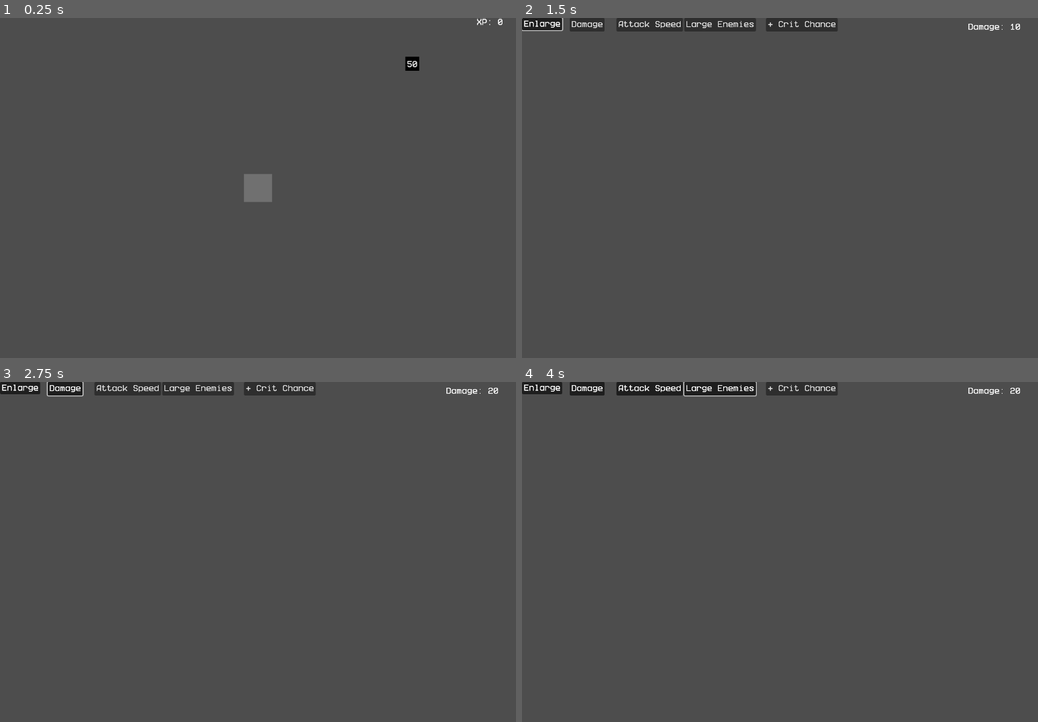
Above: before the commit, frames 1-4 (two rows, left to right).
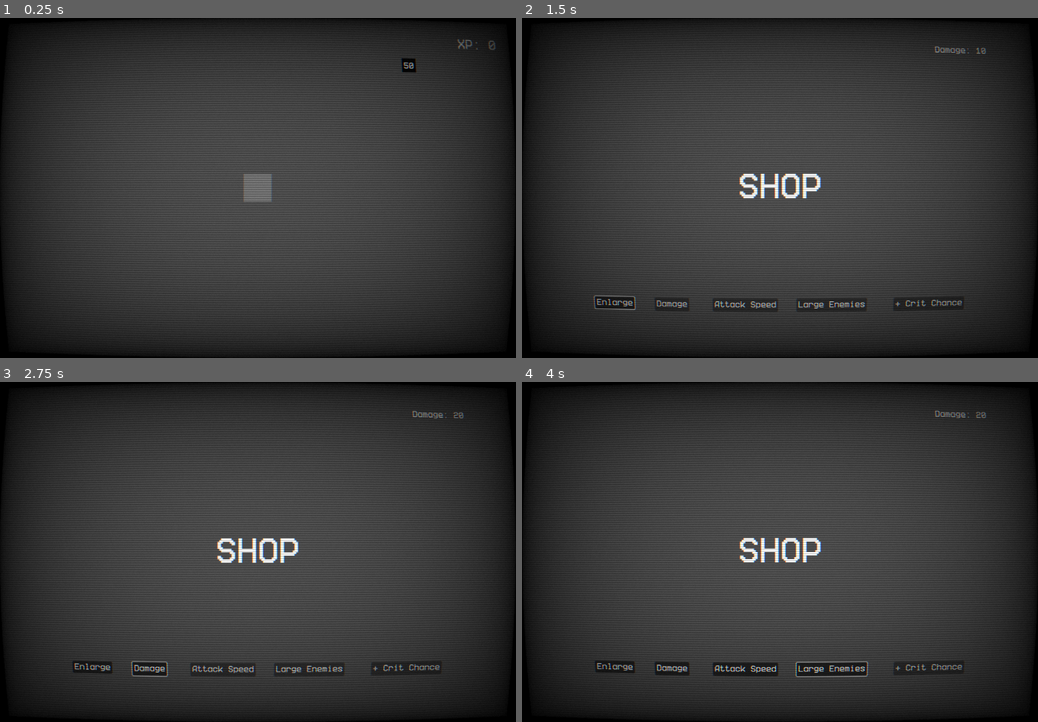
Above: after the commit, the same moments.

Repository: mihai-molnar/clicker-game
Game: Godot game, scene res://scenes/game.tscn
The game is run twice, just before and just after one commit, with the same random seed, the same clock (stepped at 60 frames per second) and the same inputs.
Inputs (mouse positions are in pixels of both pictures, inside the frame that each line leads up to):
- Up to frame 1 (0.25 s): no input
- Up to frame 2 (1.5 s): move the mouse to (893, 171) at 0.52 s; tap C (Shop) at 0.6, 0.77, 1.07 s; click "Enlarge" at 1.25 s
- Up to frame 3 (2.75 s): click "Damage" at 2 s
- Up to frame 4 (4 s): click "Attack Speed" at 2.75 s; click "Large Enemies" at 3.5 s

The runs differ from the first frame. In frame 1, 49% of the frame differs, in the area x 0-100%, y 0-100%; in frame 2, 50%; in frame 3, 50%; in frame 4, 50%.

Commit message:
crt shader

Diff:
--- /dev/null
+++ b/scenes/game.gdshader
@@ -0,0 +1,66 @@
+shader_type canvas_item;
+
+  uniform sampler2D screen_texture : hint_screen_texture, filter_linear_mipmap;
+
+  // Tuneable parameters
+  uniform float scanline_strength : hint_range(0.0, 1.0) = 0.3;
+  uniform float scanline_frequency : hint_range(100.0, 800.0) = 300.0;
+  uniform float curvature : hint_range(0.0, 10.0) = 5.0;
+  uniform float vignette_strength : hint_range(0.0, 1.0) = 0.4;
+  uniform float aberration : hint_range(0.0, 5.0) = 1.0;
+  uniform float brightness : hint_range(0.8, 1.5) = 1.1;
+  uniform float noise_strength : hint_range(0.0, 0.1) = 0.03;
+  uniform float jitter_strength : hint_range(0.0, 0.01) = 0.002;
+  uniform float jitter_speed : hint_range(1.0, 50.0) = 15.0;
+
+  vec2 curve(vec2 uv) {
+      uv = uv * 2.0 - 1.0;
+      vec2 offset = abs(uv.yx) / vec2(curvature);
+      uv = uv + uv * offset * offset;
+      uv = uv * 0.5 + 0.5;
+      return uv;
+  }
+
+  float random(vec2 uv) {
+      return fract(sin(dot(uv, vec2(12.9898, 78.233))) * 43758.5453);
+  }
+
+  void fragment() {
+      // VHS-style screen jitter
+      vec2 jitter = vec2(
+          random(vec2(TIME * jitter_speed, 0.0)) - 0.5,
+          random(vec2(0.0, TIME * jitter_speed)) - 0.5
+      ) * jitter_strength;
+
+      vec2 uv = curve(SCREEN_UV + jitter);
+
+      // Black outside curved screen area
+      if (uv.x < 0.0 || uv.x > 1.0 || uv.y < 0.0 || uv.y > 1.0) {
+          COLOR = vec4(0.0, 0.0, 0.0, 1.0);
+      } else {
+          // Chromatic aberration
+          vec2 pixel_size = SCREEN_PIXEL_SIZE * aberration;
+          float r = texture(screen_texture, uv + vec2(pixel_size.x, 0.0)).r;
+          float g = texture(screen_texture, uv).g;
+          float b = texture(screen_texture, uv - vec2(pixel_size.x, 0.0)).b;
+          vec3 col = vec3(r, g, b);
+
+          // Scanlines
+          float scanline = sin(uv.y * scanline_frequency * PI) * 0.5 + 0.5;
+          col *= 1.0 - scanline_strength * (1.0 - scanline);
+
+          // Vignette
+          float vignette = uv.x * uv.y * (1.0 - uv.x) * (1.0 - uv.y);
+          vignette = clamp(pow(16.0 * vignette, vignette_strength), 0.0, 1.0);
+          col *= vignette;
+
+          // Noise
+          float noise = random(uv + mod(TIME, 100.0)) * noise_strength;
+          col += noise;
+
+          // Brightness boost to compensate for darkening
+          col *= brightness;
+
+          COLOR = vec4(col, 1.0);
+      }
+  }
--- a/scenes/game.tscn
+++ b/scenes/game.tscn
@@ -1,8 +1,21 @@
-[gd_scene load_steps=4 format=3 uid="uid://df10la3y8qu12"]
+[gd_scene load_steps=6 format=3 uid="uid://df10la3y8qu12"]
 
 [ext_resource type="PackedScene" uid="uid://cpyflcuucq0h1" path="res://scenes/player.tscn" id="1_uwrxv"]
 [ext_resource type="Script" uid="uid://c1u2sieo4xne0" path="res://scenes/game.gd" id="1_yqjtg"]
 [ext_resource type="FontFile" uid="uid://hqpa84d2dqvp" path="res://fonts/Better VCR 9.0.1.ttf" id="3_lnu2h"]
+[ext_resource type="Shader" uid="uid://du10f2hjuo6u3" path="res://scenes/game.gdshader" id="4_lbhrr"]
+
+[sub_resource type="ShaderMaterial" id="ShaderMaterial_iywne"]
+shader = ExtResource("4_lbhrr")
+shader_parameter/scanline_strength = 0.3
+shader_parameter/scanline_frequency = 300.0
+shader_parameter/curvature = 5.0
+shader_parameter/vignette_strength = 0.4
+shader_parameter/aberration = 1.0
+shader_parameter/brightness = 1.1
+shader_parameter/noise_strength = 0.03
+shader_parameter/jitter_strength = 0.002
+shader_parameter/jitter_speed = 15.0
 
 [node name="Game" type="Node2D"]
 script = ExtResource("1_yqjtg")
@@ -25,8 +38,9 @@
 anchor_left = 1.0
 anchor_right = 1.0
 offset_left = 1110.0
+offset_top = 39.0
 offset_right = 1150.0
-offset_bottom = 40.0
+offset_bottom = 79.0
 grow_horizontal = 0
 size_flags_horizontal = 4
 
@@ -40,7 +54,19 @@
 grow_horizontal = 0
 size_flags_horizontal = 4
 theme_override_fonts/font = ExtResource("3_lnu2h")
+theme_override_font_sizes/font_size = 24
 text = "XP: 0"
+
+[node name="CanvasLayer" type="CanvasLayer" parent="."]
+layer = 100
+
+[node name="ColorRect" type="ColorRect" parent="CanvasLayer"]
+material = SubResource("ShaderMaterial_iywne")
+anchors_preset = 15
+anchor_right = 1.0
+anchor_bottom = 1.0
+grow_horizontal = 2
+grow_vertical = 2
 
 [connection signal="timeout" from="EnemySpawnTimer" to="." method="_on_enemy_spawn_timer_timeout"]
 [connection signal="timeout" from="LargeEnemySpawner" to="." method="_on_large_enemy_spawner_timeout"]
--- a/scenes/shop.tscn
+++ b/scenes/shop.tscn
@@ -1,7 +1,20 @@
-[gd_scene load_steps=3 format=3 uid="uid://dgto76vlk31v"]
+[gd_scene load_steps=5 format=3 uid="uid://dgto76vlk31v"]
 
 [ext_resource type="Script" uid="uid://c24v3m1whymx1" path="res://scenes/shop.gd" id="1_lx5au"]
 [ext_resource type="FontFile" uid="uid://hqpa84d2dqvp" path="res://fonts/Better VCR 9.0.1.ttf" id="2_xfvoa"]
+[ext_resource type="Shader" uid="uid://du10f2hjuo6u3" path="res://scenes/game.gdshader" id="3_1l46r"]
+
+[sub_resource type="ShaderMaterial" id="ShaderMaterial_1l46r"]
+shader = ExtResource("3_1l46r")
+shader_parameter/scanline_strength = 0.3
+shader_parameter/scanline_frequency = 300.0
+shader_parameter/curvature = 5.0
+shader_parameter/vignette_strength = 0.4
+shader_parameter/aberration = 1.0
+shader_parameter/brightness = 1.1
+shader_parameter/noise_strength = 0.03
+shader_parameter/jitter_strength = 0.002
+shader_parameter/jitter_speed = 15.0
 
 [node name="Shop" type="Control"]
 layout_mode = 3
@@ -11,50 +24,6 @@
 grow_horizontal = 2
 grow_vertical = 2
 script = ExtResource("1_lx5au")
-
-[node name="Size" type="Button" parent="."]
-layout_mode = 0
-offset_right = 8.0
-offset_bottom = 8.0
-theme_override_fonts/font = ExtResource("2_xfvoa")
-toggle_mode = true
-text = "Enlarge"
-
-[node name="Damage" type="Button" parent="."]
-layout_mode = 0
-offset_left = 109.0
-offset_right = 181.0
-offset_bottom = 31.0
-theme_override_fonts/font = ExtResource("2_xfvoa")
-toggle_mode = true
-text = "Damage"
-
-[node name="AttackSpeed" type="Button" parent="."]
-layout_mode = 0
-offset_left = 216.0
-offset_right = 325.0
-offset_bottom = 31.0
-theme_override_fonts/font = ExtResource("2_xfvoa")
-toggle_mode = true
-text = "Attack Speed"
-
-[node name="LargeEnemies" type="Button" parent="."]
-layout_mode = 0
-offset_left = 371.0
-offset_right = 492.0
-offset_bottom = 31.0
-theme_override_fonts/font = ExtResource("2_xfvoa")
-toggle_mode = true
-text = "Large Enemies"
-
-[node name="CritChance" type="Button" parent="."]
-layout_mode = 0
-offset_left = 558.0
-offset_right = 669.0
-offset_bottom = 31.0
-theme_override_fonts/font = ExtResource("2_xfvoa")
-toggle_mode = true
-text = "+ Crit Chance"
 
 [node name="Stats" type="Control" parent="."]
 anchors_preset = 0
@@ -67,10 +36,10 @@
 anchor_left = 1.0
 anchor_right = 1.0
 anchor_bottom = 1.0
-offset_left = 980.0
-offset_top = 11.0
+offset_left = 913.0
+offset_top = 59.0
 offset_right = 1117.0
-offset_bottom = 46.0
+offset_bottom = 94.0
 grow_horizontal = 0
 grow_vertical = 2
 theme_override_fonts/font = ExtResource("2_xfvoa")
@@ -78,8 +47,93 @@
 Crit Chance: 0
 Attack Speed: 100"
 
-[connection signal="toggled" from="Size" to="." method="_on_size_toggled"]
-[connection signal="toggled" from="Damage" to="." method="_on_damage_toggled"]
-[connection signal="toggled" from="AttackSpeed" to="." method="_on_attack_speed_toggled"]
-[connection signal="toggled" from="LargeEnemies" to="." method="_on_large_enemies_toggled"]
-[connection signal="toggled" from="CritChance" to="." method="_on_crit_chance_toggled"]
+[node name="Title" type="Label" parent="."]
+layout_mode = 1
+anchors_preset = 8
+anchor_left = 0.5
+anchor_top = 0.5
+anchor_right = 0.5
+anchor_bottom = 0.5
+offset_left = -22.0
+offset_top = -11.5
+offset_right = 22.0
+offset_bottom = 11.5
+grow_horizontal = 2
+grow_vertical = 2
+theme_override_fonts/font = ExtResource("2_xfvoa")
+theme_override_font_sizes/font_size = 64
+text = "SHOP"
+horizontal_alignment = 1
+
+[node name="Buttons" type="Control" parent="."]
+layout_mode = 1
+anchors_preset = 12
+anchor_top = 1.0
+anchor_right = 1.0
+anchor_bottom = 1.0
+offset_top = -136.0
+grow_horizontal = 2
+grow_vertical = 0
+
+[node name="Size" type="Button" parent="Buttons"]
+layout_mode = 0
+offset_left = 159.0
+offset_right = 251.0
+offset_bottom = 28.0
+theme_override_fonts/font = ExtResource("2_xfvoa")
+toggle_mode = true
+text = "Enlarge"
+
+[node name="Damage" type="Button" parent="Buttons"]
+layout_mode = 0
+offset_left = 298.0
+offset_right = 378.0
+offset_bottom = 31.0
+theme_override_fonts/font = ExtResource("2_xfvoa")
+toggle_mode = true
+text = "Damage"
+
+[node name="AttackSpeed" type="Button" parent="Buttons"]
+layout_mode = 0
+offset_left = 433.0
+offset_right = 585.0
+offset_bottom = 31.0
+theme_override_fonts/font = ExtResource("2_xfvoa")
+toggle_mode = true
+text = "Attack Speed"
+
+[node name="LargeEnemies" type="Button" parent="Buttons"]
+layout_mode = 0
+offset_left = 628.0
+offset_right = 792.0
+offset_bottom = 31.0
+theme_override_fonts/font = ExtResource("2_xfvoa")
+toggle_mode = true
+text = "Large Enemies"
+
+[node name="CritChance" type="Button" parent="Buttons"]
+layout_mode = 0
+offset_left = 854.0
+offset_right = 1018.0
+offset_bottom = 31.0
+theme_override_fonts/font = ExtResource("2_xfvoa")
+toggle_mode = true
+text = "+ Crit Chance"
+
+[node name="CanvasLayer" type="CanvasLayer" parent="."]
+layer = 100
+
+[node name="ColorRect" type="ColorRect" parent="CanvasLayer"]
+material = SubResource("ShaderMaterial_1l46r")
+anchors_preset = 15
+anchor_right = 1.0
+anchor_bottom = 1.0
+grow_horizontal = 2
+grow_vertical = 2
+mouse_filter = 2
+
+[connection signal="toggled" from="Buttons/Size" to="." method="_on_size_toggled"]
+[connection signal="toggled" from="Buttons/Damage" to="." method="_on_damage_toggled"]
+[connection signal="toggled" from="Buttons/AttackSpeed" to="." method="_on_attack_speed_toggled"]
+[connection signal="toggled" from="Buttons/LargeEnemies" to="." method="_on_large_enemies_toggled"]
+[connection signal="toggled" from="Buttons/CritChance" to="." method="_on_crit_chance_toggled"]
Not shown, added: scenes/game.gdshader.uid
